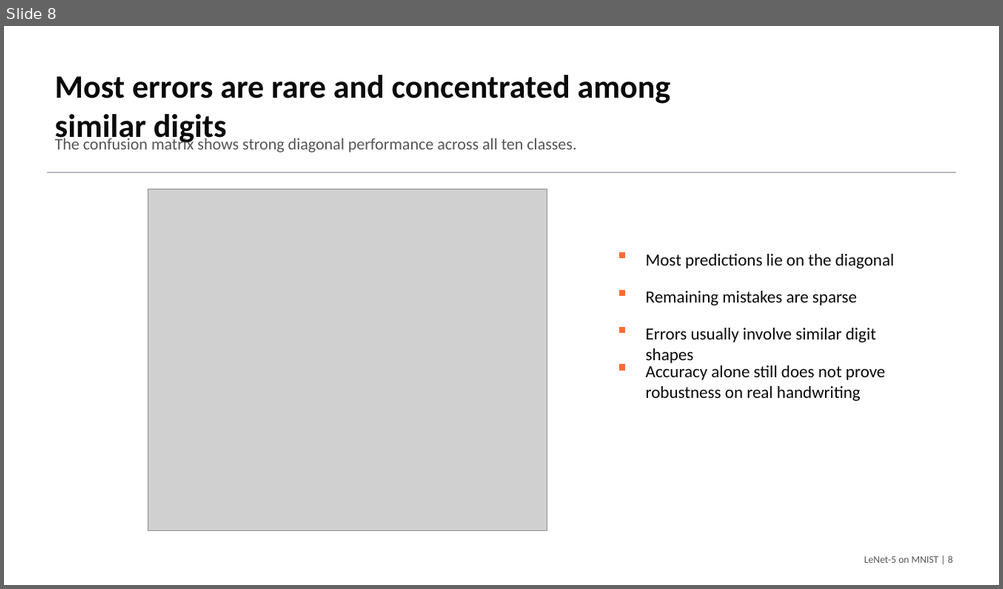
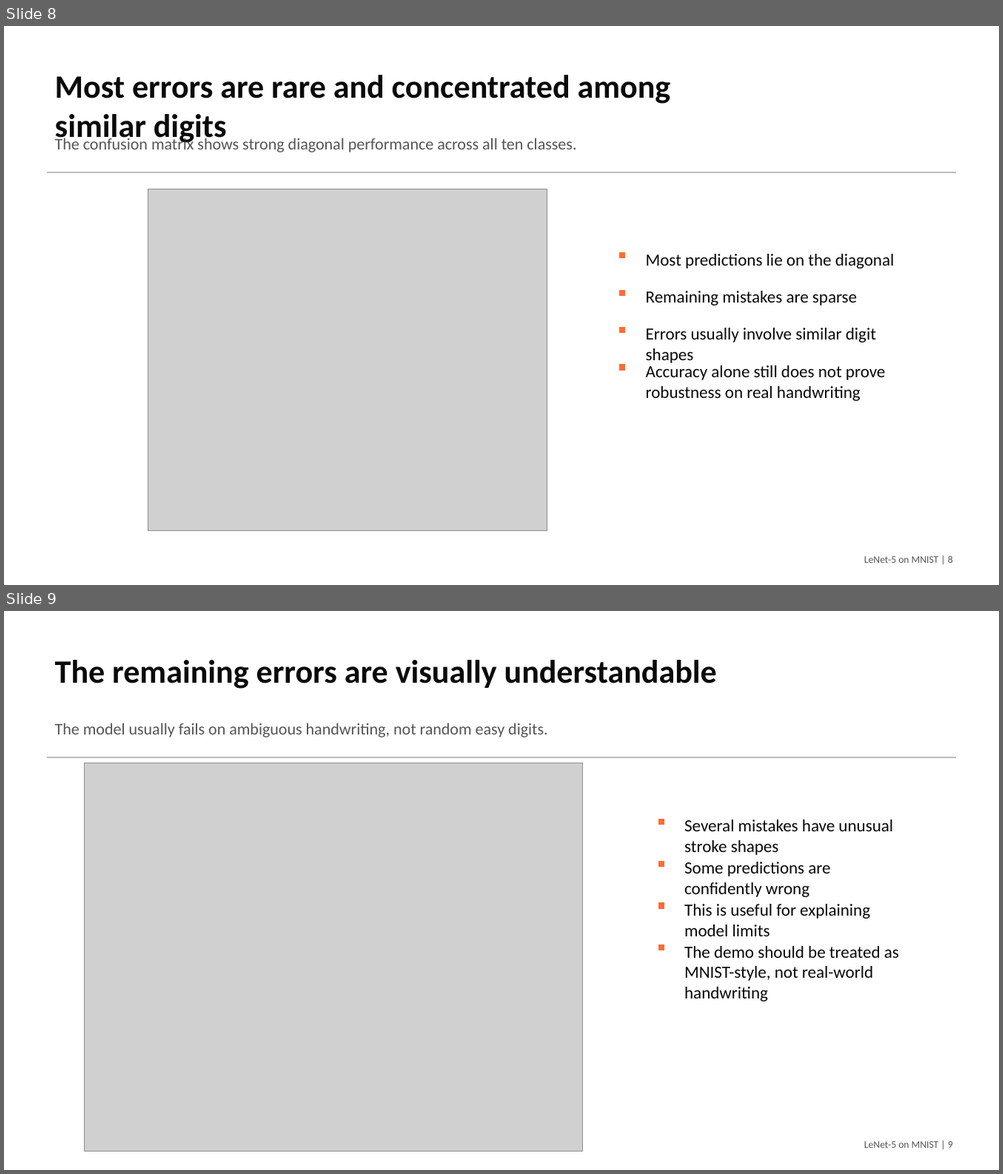
Before and after one commit to macbehnke/NN_funds_project, a slide deck: slides/LeNet5_MNIST_Final_Presentation.pptx. Shown one above the other, each under a label of ours: slide 8 before the commit, slides 8 and 9 after it. The pictures are 1003x589 and 1003x1174 pixels, drawn with LibreOffice and Linux fonts; fonts in the diff are those of the drawing; grey boxes stand for pictures. Boxes give left, top, right and bottom in pixels: in the first picture for what was removed or moved away, otherwise in the second. Text is boxed around its words. In the diff, an @@ line names an element or a change of style, - is before the commit and + after.

```diff
--- a/slides/LeNet5_MNIST_Final_Presentation.pptx
+++ b/slides/LeNet5_MNIST_Final_Presentation.pptx
@@ slide 9 added at bbox=[4, 611, 999, 1170], background #FFFFFF @@
@@ text added at bbox=[55, 660, 717, 689], 31.5 pt, text #0A0A0A, bold @@
+The remaining errors are visually understandable
@@ text added at bbox=[55, 723, 548, 738], 15.8 pt, text #555555 @@
+The model usually fails on ambiguous handwriting, not random easy digits.
@@ rectangle added at bbox=[47, 758, 956, 758], fill #B8BCC4, outline #B8BCC4 0 pt @@
@@ picture added at bbox=[85, 763, 583, 1152] @@
@@ rectangle added at bbox=[658, 819, 663, 824], fill #FF6B35, outline #FF6B35 0 pt @@
@@ text added at bbox=[684, 820, 893, 855], 16.5 pt, text #0A0A0A @@
+Several mistakes have unusual stroke shapes
@@ rectangle added at bbox=[658, 861, 663, 866], fill #FF6B35, outline #FF6B35 0 pt @@
@@ text added at bbox=[684, 862, 830, 897], 16.5 pt, text #0A0A0A @@
+Some predictions are confidently wrong
@@ rectangle added at bbox=[658, 903, 663, 908], fill #FF6B35, outline #FF6B35 0 pt @@
@@ text added at bbox=[684, 904, 870, 937], 16.5 pt, text #0A0A0A @@
+This is useful for explaining model limits
@@ rectangle added at bbox=[658, 945, 663, 951], fill #FF6B35, outline #FF6B35 0 pt @@
@@ text added at bbox=[684, 946, 899, 981], 16.5 pt, text #0A0A0A @@
+The demo should be treated as MNIST-style, not real-world handwriting
@@ text added at bbox=[864, 1142, 953, 1148], 9.8 pt, text #555555 @@
+LeNet-5 on MNIST | 9
```
Also in this commit, not shown: 5 slides changed, 1 other file.
